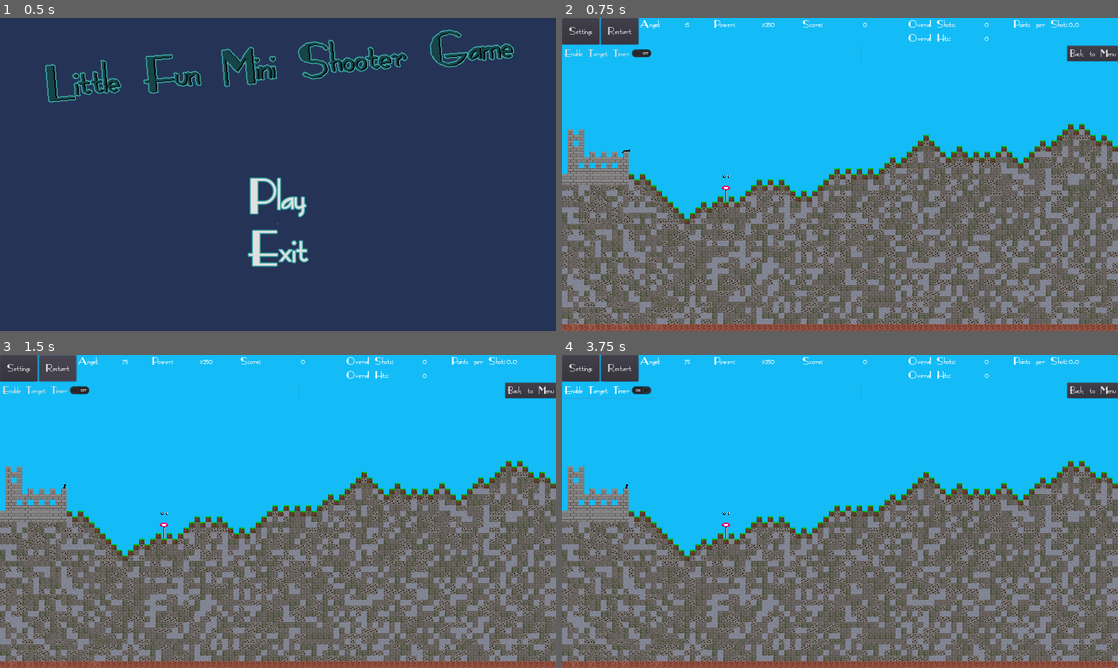
Above: before the commit, frames 1-4 (two rows, left to right).
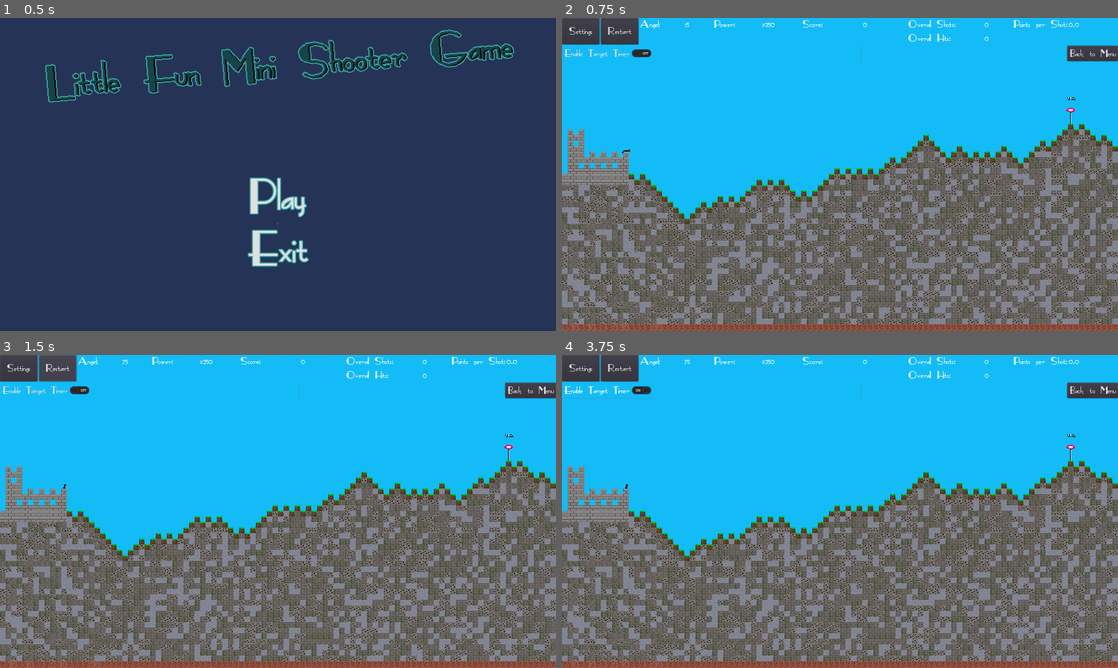
Above: after the commit, the same moments.

Repository: Coding-4Fun/Just4Fun_Mini_Shootergame
Game: Godot game, scene res://UI/MainMenuUI.tscn
Same seed, same stepped clock (60 frames per second), same inputs: the game is played once before the commit and once after it.
Inputs:
- Up to frame 1 (0.5 s): no input
- Up to frame 2 (0.75 s): click "Play" at 0.5 s
- Up to frame 3 (1.5 s): click "Restart" at 1.25 s
- Up to frame 4 (3.75 s): click "Restart" at 2 s; click "Restart" at 2.75 s; click "Enable Target Timer" at 3.5 s

Frame 1 is identical in both runs. In frame 2, less than 0.1% of the frame differs, in the area x 28-93%, y 25-59%; in frame 3, less than 0.1%; in frame 4, less than 0.1%.
Error in both runs: Invalid set index 'text' (on base: 'null instance') with value of type 'String'. (res://UI/InGameUI.gd:70)

Commit message:
Fix: Target generierung zu dich an Spieler ===: Target kann nicht erreicht werden

Diff:
--- a/DummyTarget/DummyTargetGroupNode.gd
+++ b/DummyTarget/DummyTargetGroupNode.gd
@@ -16,13 +16,18 @@
 func _on_Create_Add_NewTarget() -> void:
 	randomize()
 
-	var tiles = Preloads.Map.get_used_cells_by_id(0)
-	var tilecount = tiles.size()
-	var randtile = ceil(rand_range(10, tiles.size()-1))
-	if randtile < 10:
-		print("Random Tile smaller as 10")
-	var nxtTile = clamp(randtile, 10, tilecount-1)
-	var tile_coord = tiles[nxtTile]
+	var tilecount = Preloads.Map.world_tiles_x
+	var randtile = ceil(rand_range(Preloads.Map.mod + 10, tilecount-1))
+
+	var tile_coord
+
+	for y in range(0, Preloads.Map.world_tiles_y-1):
+		var tid = Preloads.Map.get_cell(randtile, y)
+		if tid == 0:
+			tile_coord = Vector2(randtile, y)
+			print("Tile: %s" % str(tile_coord))
+			break
+
 	var posi = Preloads.Map.map_to_world(tile_coord)
 	posi.x += 8
 
